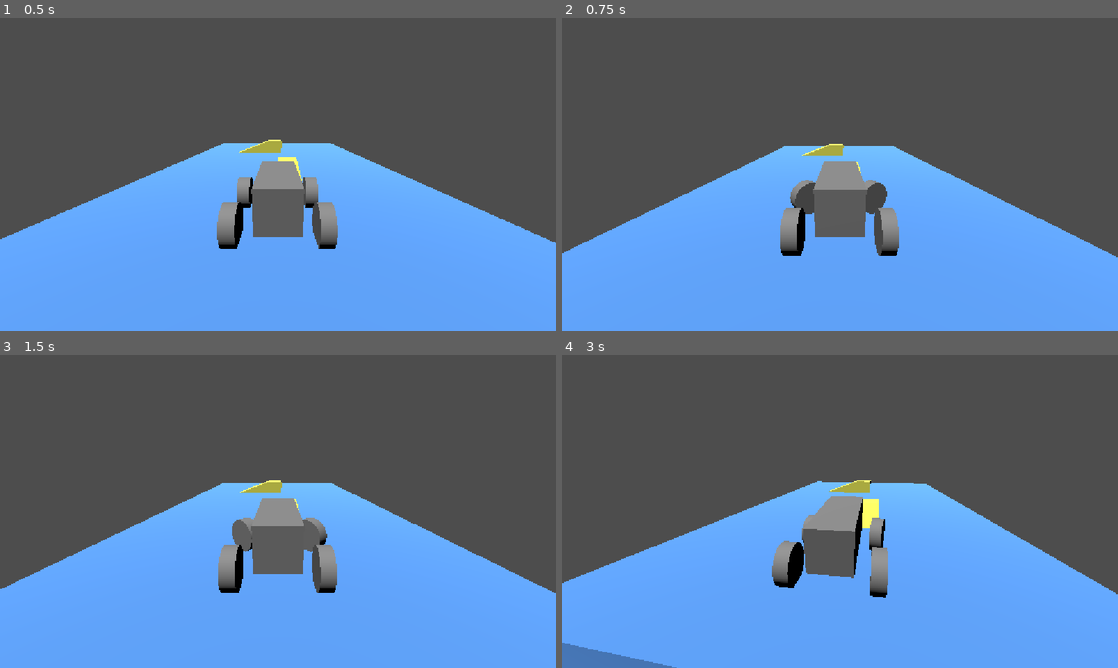
Above: before the commit, frames 1-4 (two rows, left to right).
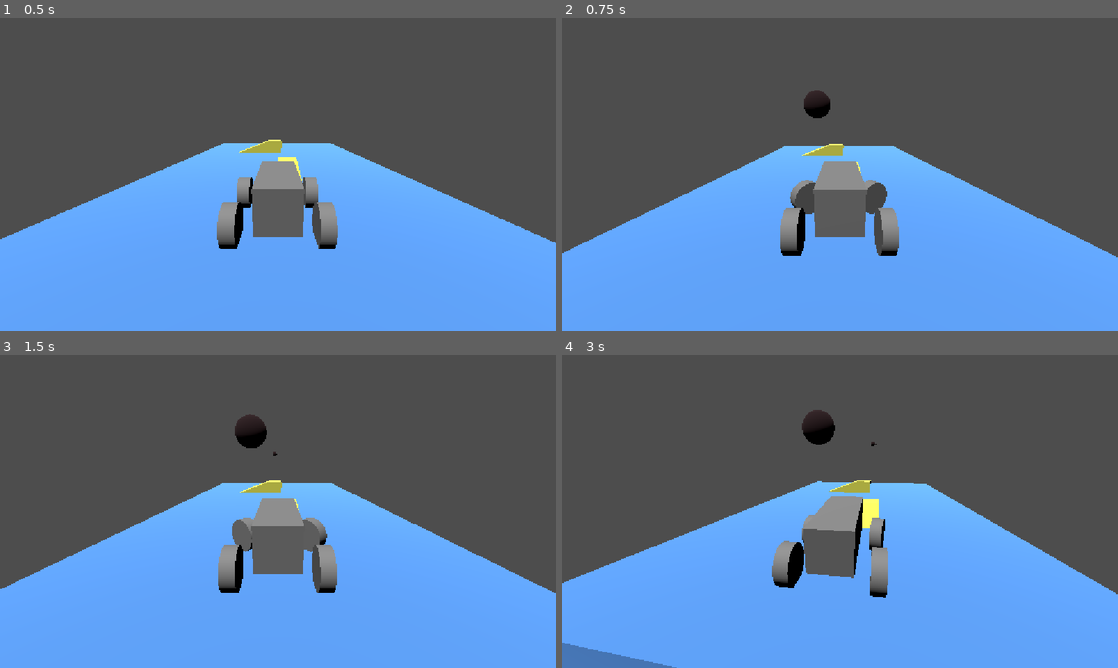
Above: after the commit, the same moments.

Repository: MauroEscalante-Hub/Linea-San-Gnomo
Game: Godot game, scene res://escena_para_pruebas.tscn
Same seed, same stepped clock (60 frames per second), same inputs: the game is played once before the commit and once after it. The project has no main scene, so this scene is started directly.
Inputs (mouse positions are in pixels of both pictures, inside the frame that each line leads up to):
- Up to frame 1 (0.5 s): no input
- Up to frame 2 (0.75 s): move the mouse to (962, 158) at 0.52 s; press the mouse at (962, 158) at 0.53 s; hold D (derecha) from 0.53 s (still down)
- Up to frame 3 (1.5 s): move the mouse to (166, 527) at 1.27 s; release D (derecha) at 1.28 s; release the mouse at (166, 527) at 1.28 s; hold A (izquierda) from 1.28 s (still down); click (166, 527) at 1.35 s
- Up to frame 4 (3 s): move the mouse to (895, 442) at 2.02 s; release A (izquierda) at 2.03 s; press the mouse at (895, 442) at 2.03 s; hold D (derecha) 2.03-2.78 s; tap S (frenar) at 2.1 s; move the mouse to (812, 574) at 2.77 s; release the mouse at (812, 574) at 2.78 s; hold W (avanzar) from 2.78 s (still down); click (812, 574) at 2.85 s

Frame 1 is identical in both runs. In frame 2, 0.3% of the frame differs, in the area x 43-49%, y 23-32%; in frame 3, 0.5%; in frame 4, 0.5%, in the area x 43-57%, y 17-30%.

Commit message:
Instanciar balas al jugador

Diff:
--- a/Escenas/jugador/jugador.tscn
+++ b/Escenas/jugador/jugador.tscn
@@ -1,7 +1,8 @@
 [gd_scene format=3 uid="uid://bt4rtt2o18nfc"]
 
-[ext_resource type="Script" uid="uid://cqo31utn3jfmm" path="res://escenas/jugador/jugador.gd" id="1_vquro"]
-[ext_resource type="Script" uid="uid://dmc10gvf5cawg" path="res://escenas/jugador/camara_player.gd" id="2_8cmsc"]
+[ext_resource type="Script" uid="uid://cqo31utn3jfmm" path="res://Escenas/jugador/jugador.gd" id="1_vquro"]
+[ext_resource type="Script" uid="uid://dmc10gvf5cawg" path="res://Escenas/jugador/camara_player.gd" id="2_8cmsc"]
+[ext_resource type="PackedScene" uid="uid://dqb7jkqihqm02" path="res://Escenas/dispararbalas/balas.tscn" id="2_pxu2a"]
 
 [sub_resource type="BoxMesh" id="BoxMesh_u5bk5"]
 size = Vector3(1, 1, 1.8329468)
@@ -25,6 +26,7 @@
 can_sleep = false
 angular_damp = 3.0
 script = ExtResource("1_vquro")
+bala = ExtResource("2_pxu2a")
 
 [node name="MeshInstance3D" type="MeshInstance3D" parent="." unique_id=786756163]
 transform = Transform3D(1, 0, 0, 0, 1, 0, 0, 0, 1.4703977, 0, 0, -0.0024392535)
@@ -85,3 +87,6 @@
 
 [node name="centro de masa" type="Node3D" parent="." unique_id=783383178]
 transform = Transform3D(1, 0, 0, 0, 1, 0, 0, 0, 1, 0, -0.17721605, -0.6891737)
+
+[node name="arma" type="Node3D" parent="." unique_id=1887910769]
+transform = Transform3D(1, 0, 0, 0, 1, 0, 0, 0, 1, -0.8561938, 1.0418589, -0.93087983)
--- a/escenas/jugador/jugador.gd
+++ b/escenas/jugador/jugador.gd
@@ -6,9 +6,22 @@
 @export var engine_power := 100
 @onready var centro_de_masa := $"centro de masa"
 
+@export var bala : PackedScene
+
 func _ready():
 	center_of_mass = centro_de_masa.position
 
 func _physics_process(delta):
 	steering = lerp(steering, Input.get_axis("derecha","izquierda") * max_steer, velocidad_de_giro * delta)
 	engine_force = Input.get_axis("frenar", "avanzar") * engine_power
+
+func  _input(event: InputEvent) -> void:
+	if event.is_action_pressed("dispararbalas"):
+		disparo()
+
+
+func disparo():
+	var balita = bala.instantiate()
+	balita.global_position = $arma.global_position
+	balita.direccion = -transform.basis.z.normalized()
+	add_child(balita)
